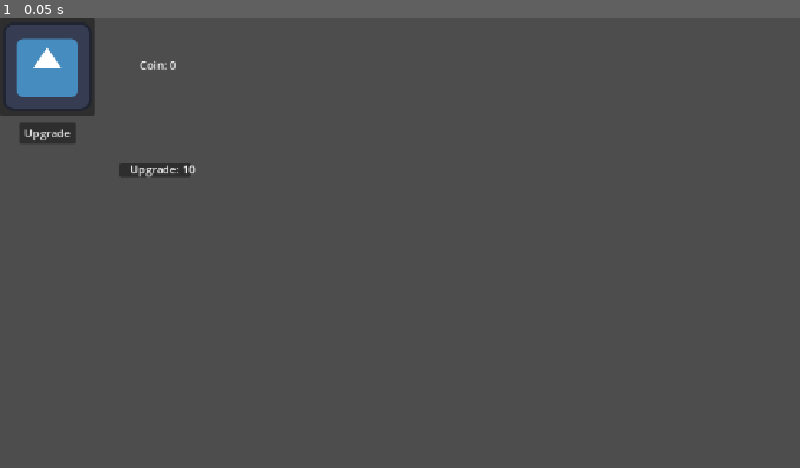
Above: before the commit, frame 1.
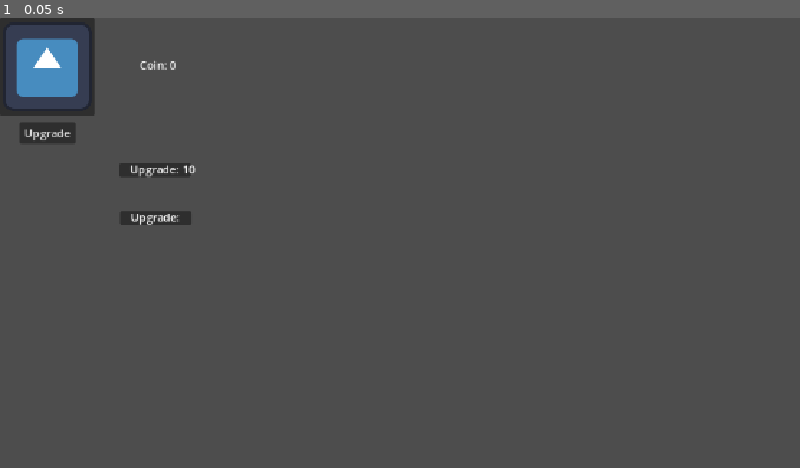
Above: after the commit, the same moment.

Repository: multii-RC/Clicker-Game-Real
Game: Godot game, scene res://GameScene1.tscn
Same seed, same stepped clock (60 frames per second), same inputs: the game is played once before the commit and once after it. The project has no main scene, so this scene is started directly. The engine's default icon, where the game draws it, is replaced by a stand-in: a white triangle on a blue panel in a dark square.
Inputs:
- Up to frame 1 (0.05 s): no input

The runs differ from the first frame. In frame 1, 0.2% of the frame differs, in the area x 15-24%, y 42-46%.

Commit message:
tried to duplicate passive

Diff:
--- a/GameScene1.tscn
+++ b/GameScene1.tscn
@@ -86,7 +86,53 @@
 offset_bottom = 22.0
 text = "Upgrade:"
 
+[node name="Passive Generator2" type="Control" parent="." unique_id=364949201]
+layout_mode = 1
+anchors_preset = 15
+anchor_right = 1.0
+anchor_bottom = 1.0
+offset_left = 66.0
+offset_top = 275.0
+offset_right = -877.0
+offset_bottom = -317.0
+grow_horizontal = 2
+grow_vertical = 2
+script = ExtResource("3_i44se")
+
+[node name="TextureRect" type="TextureRect" parent="Passive Generator2" unique_id=1921782717]
+layout_mode = 0
+offset_left = 42.0
+offset_top = 135.0
+offset_right = 82.0
+offset_bottom = 175.0
+
+[node name="PassiveUpgradeButton" type="Button" parent="Passive Generator2" unique_id=563798454]
+layout_mode = 1
+anchors_preset = -1
+anchor_left = 0.411
+anchor_top = 4.625
+anchor_right = 0.411
+anchor_bottom = 4.625
+offset_left = -4.060013
+offset_top = -260.0
+offset_right = 98.93999
+offset_bottom = -240.0
+
+[node name="Timer" type="Timer" parent="Passive Generator2" unique_id=272456395]
+wait_time = 10.0
+autostart = true
+
+[node name="UpgradeCostLabel" type="Label" parent="Passive Generator2" unique_id=1737418293]
+layout_mode = 0
+offset_left = 97.0
+offset_top = -4.0
+offset_right = 168.0
+offset_bottom = 22.0
+text = "Upgrade:"
+
 [connection signal="pressed" from="ClickerButton" to="." method="_on_button_down"]
 [connection signal="pressed" from="ClickerButton/UpgradeButton" to="." method="_on_upgrade_button_pressed"]
 [connection signal="pressed" from="Passive Generator/PassiveUpgradeButton" to="." method="_on_passive_upgrade_button_pressed"]
 [connection signal="timeout" from="Passive Generator/Timer" to="." method="_on_timer_timeout"]
+[connection signal="pressed" from="Passive Generator2/PassiveUpgradeButton" to="." method="_on_passive_upgrade_button_pressed"]
+[connection signal="timeout" from="Passive Generator2/Timer" to="." method="_on_timer_timeout"]
